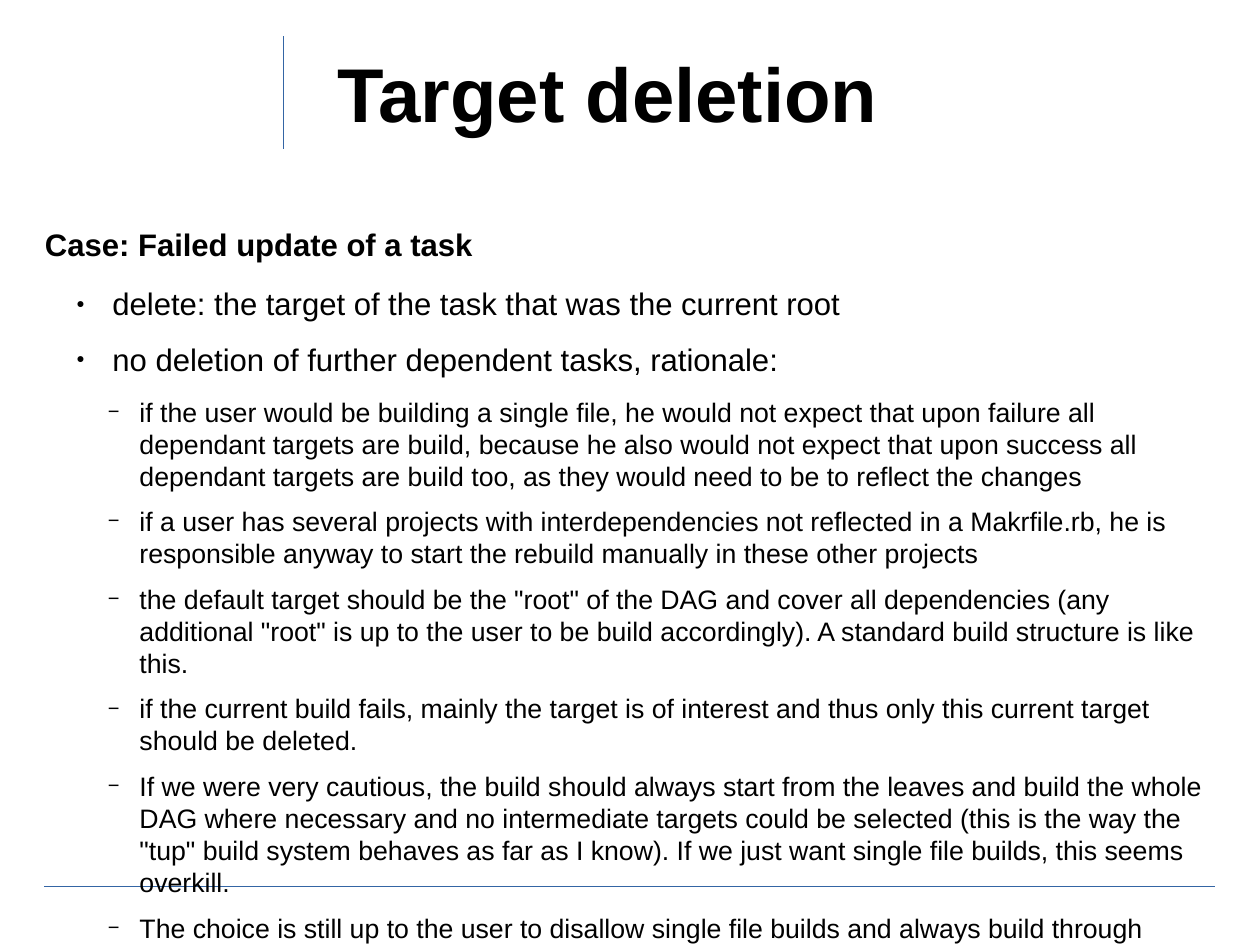
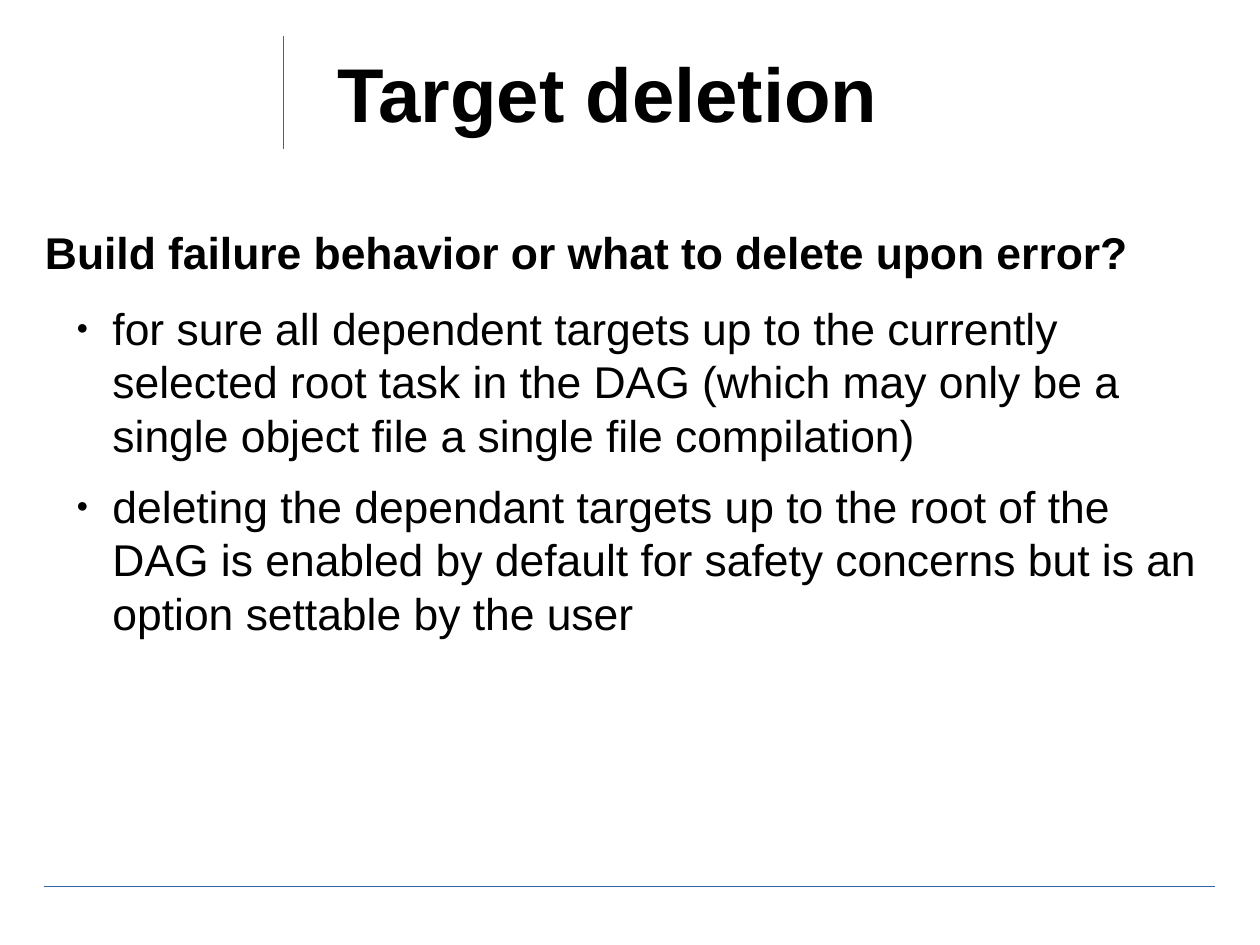
Before and after one commit to ewuenf/Makr, a slide deck: slide 12 of doc/concepts/Makr_Concepts.01.odp. Drawn at 1260x945 pixels with LibreOffice and Linux fonts; fonts in the diff are those of the drawing; background and template pictures are left out. Boxes give left, top, right and bottom in pixels: in the first picture for what was removed or moved away, otherwise in the second. Text is boxed around its words. In the diff, an @@ line names an element or a change of style, - is before the commit and + after.

```diff
--- a/doc/concepts/Makr_Concepts.01.odp
+++ b/doc/concepts/Makr_Concepts.01.odp
@@ text at box(45, 236, 1195, 639): text changed; size 16.8 to 28 pt @@
-Case: Failed update of a task
-  ● delete: the target of the task that was the current root
-  ● no deletion of further dependent tasks, rationale:
-    − if the user would be building a single file, he would not expect that upon failure all dependant targets are build, because he also would not expect that upon success all dependant targets are build too, as they would need to be to reflect the changes
-    − if a user has several projects with interdependencies not reflected in a Makrfile.rb, he is responsible anyway to start the rebuild manually in these other projects
-    − the default target should be the "root" of the DAG and cover all dependencies (any additional "root" is up to the user to be build accordingly). A standard build structure is like this.
-    − if the current build fails, mainly the target is of interest and thus only this current target should be deleted.
-    − If we were very cautious, the build should always start from the leaves and build the whole DAG where necessary and no intermediate targets could be selected (this is the way the "tup" build system behaves as far as I know). If we just want single file builds, this seems overkill.
-    − The choice is still up to the user to disallow single file builds and always build through completely (this could be an option in the users IDE), thus largely avoiding dependency issues. As a build library this should not be in the basic design, but rather be a choice of conventions
+Build failure behavior or what to delete upon error?
+  ● for sure all dependent targets up to the currently selected root task in the DAG (which may only be a single object file a single file compilation)
+  ● deleting the dependant targets up to the root of the DAG is enabled by default for safety concerns but is an option settable by the user
```
Also in this commit, not shown: 1 other file.
